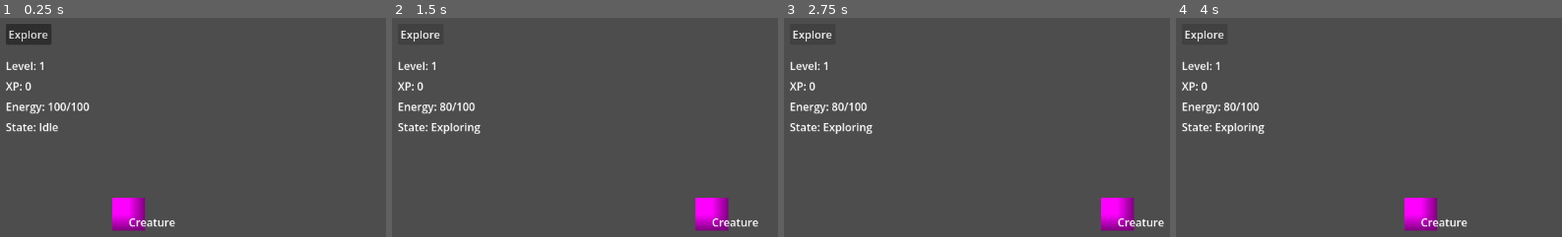
Above: before the commit, frames 1-4 (left to right).
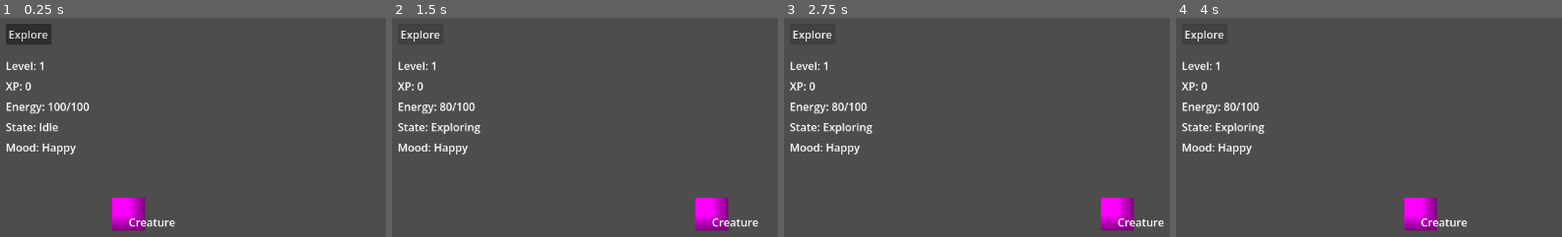
Above: after the commit, the same moments.

Repository: Radhika-15-Agarwal/CreatureGame
Game: Godot game, scene res://scenes/main.tscn
Two runs of this game, one before a commit and one after it. Both use one fixed random seed, a clock stepped at 60 frames per second and the inputs below.
Inputs:
- Up to frame 1 (0.25 s): no input
- Up to frame 2 (1.5 s): click "Explore" at 0.5 s; click "Explore" at 1.25 s
- Up to frame 3 (2.75 s): click "Explore" at 2 s
- Up to frame 4 (4 s): tap Enter at 2.75 s; tap Space at 3.5 s

The runs differ from the first frame. In frame 1, 0.4% of the frame differs, in the area x 1-20%, y 57-63%; in frame 2, 0.4%; in frame 3, 0.4%; in frame 4, 0.4%.

Commit message:
Add creature mood system

Diff:
--- a/scenes/main.tscn
+++ b/scenes/main.tscn
@@ -46,6 +46,13 @@
 text = "XP: 0
 "
 
+[node name="EnergyLabel" type="Label" parent="CanvasLayer" unique_id=1443942606]
+offset_left = 20.0
+offset_top = 130.0
+offset_right = 143.0
+offset_bottom = 153.0
+text = "Energy: 100/100"
+
 [node name="StateLabel" type="Label" parent="CanvasLayer" unique_id=458005401]
 offset_left = 20.0
 offset_top = 160.0
@@ -53,11 +60,11 @@
 offset_bottom = 183.0
 text = "State: Idle"
 
-[node name="EnergyLabel" type="Label" parent="CanvasLayer" unique_id=1443942606]
+[node name="MoodLabel" type="Label" parent="CanvasLayer" unique_id=378857435]
 offset_left = 20.0
-offset_top = 130.0
-offset_right = 143.0
-offset_bottom = 153.0
-text = "Energy: 100/100"
+offset_top = 190.0
+offset_right = 60.0
+offset_bottom = 213.0
+text = "Mood: Happy"
 
 [connection signal="pressed" from="CanvasLayer/ExploreButton" to="." method="_on_explore_button_pressed"]
--- a/scripts/creature.gd
+++ b/scripts/creature.gd
@@ -5,12 +5,12 @@
 var energy := 100.0
 var max_energy := 100.0
 
+var energy_cost := 20.0
+var energy_recovery_rate := 0.5
+
 var exploring := false
 
 var home_position : Vector2
-
-var energy_cost := 20.0
-var energy_recovery_rate := 0.5
 
 signal stats_changed
 
@@ -70,3 +70,11 @@
 		energy = min(energy, max_energy)
 
 		stats_changed.emit()
+
+func get_mood():
+	if energy >= 70:
+		return "Happy"
+	elif energy >= 30:
+		return "Okay"
+	else:
+		return "Tired"
--- a/scripts/main.gd
+++ b/scripts/main.gd
@@ -6,6 +6,7 @@
 @onready var xp_label = $CanvasLayer/XPLabel
 @onready var state_label = $CanvasLayer/StateLabel
 @onready var energy_label = $CanvasLayer/EnergyLabel
+@onready var mood_label = $CanvasLayer/MoodLabel
 
 func _on_explore_button_pressed():
 	creature.explore()
@@ -27,3 +28,4 @@
 		int(creature.energy),
 		int(creature.max_energy)
 	]
+	mood_label.text = "Mood: " + creature.get_mood()
